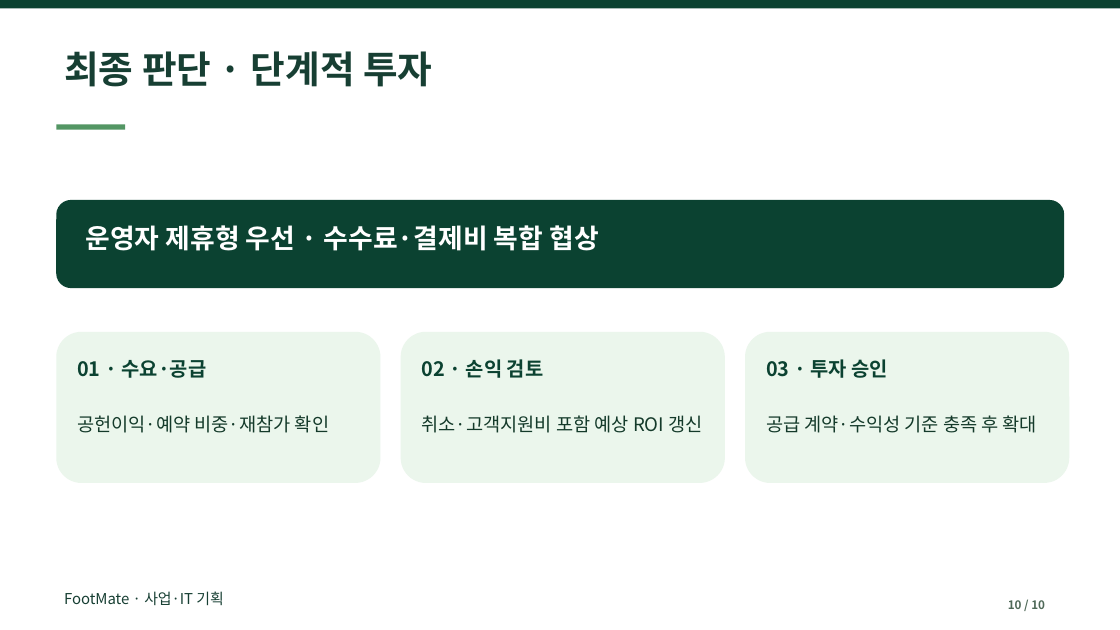
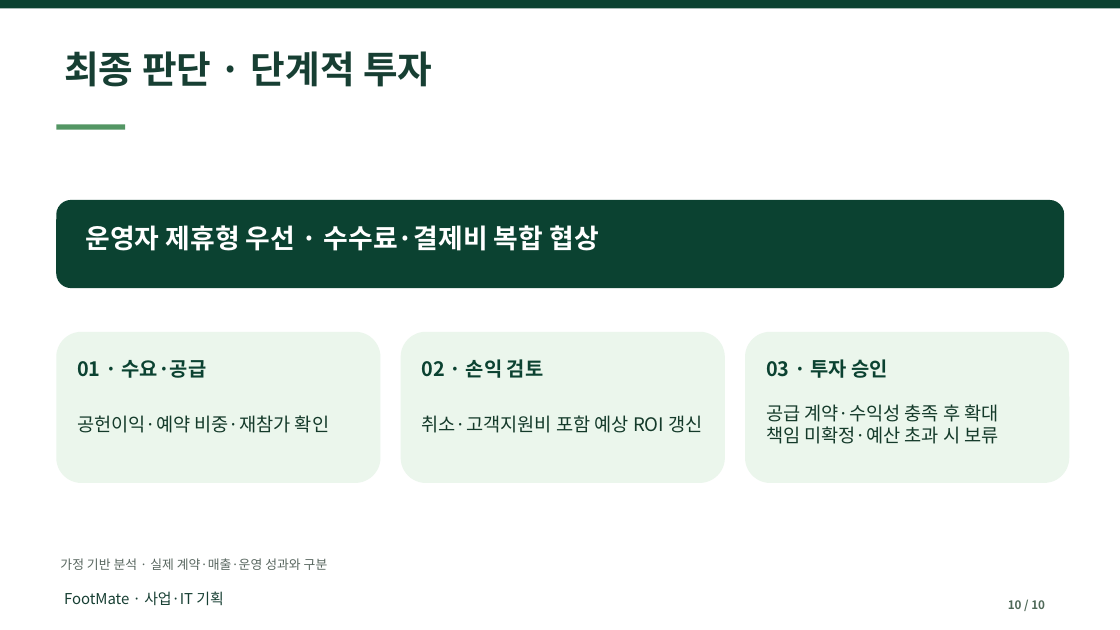
Before and after one commit to dohyunkimmm/footmate, a slide deck: slide 10 of src/case-study/downloads/footmate_report.pptx. Drawn at 1120x630 pixels with LibreOffice and Linux fonts; fonts in the diff are those of the drawing. Boxes give left, top, right and bottom in pixels: in the first picture for what was removed or moved away, otherwise in the second. Text is boxed around its words. In the diff, an @@ line names an element or a change of style, - is before the commit and + after.

```diff
--- a/src/case-study/downloads/footmate_report.pptx
+++ b/src/case-study/downloads/footmate_report.pptx
@@ text at (x1=766, y1=404, x2=998, y2=444): text changed @@
-공급 계약·수익성 기준 충족 후 확대
+공급 계약·수익성 충족 후 확대
+책임 미확정·예산 초과 시 보류
@@ text added at (x1=60, y1=558, x2=328, y2=570), 11 pt, text #58665F @@
+가정 기반 분석 · 실제 계약·매출·운영 성과와 구분
```
Also in this commit, not shown: 9 other slides changed, 5 other files.
